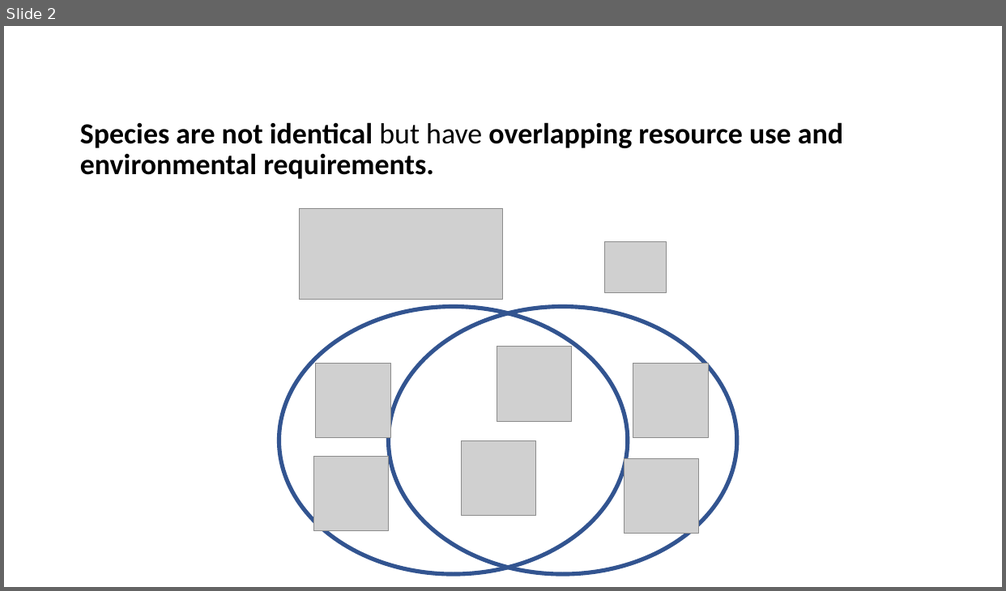
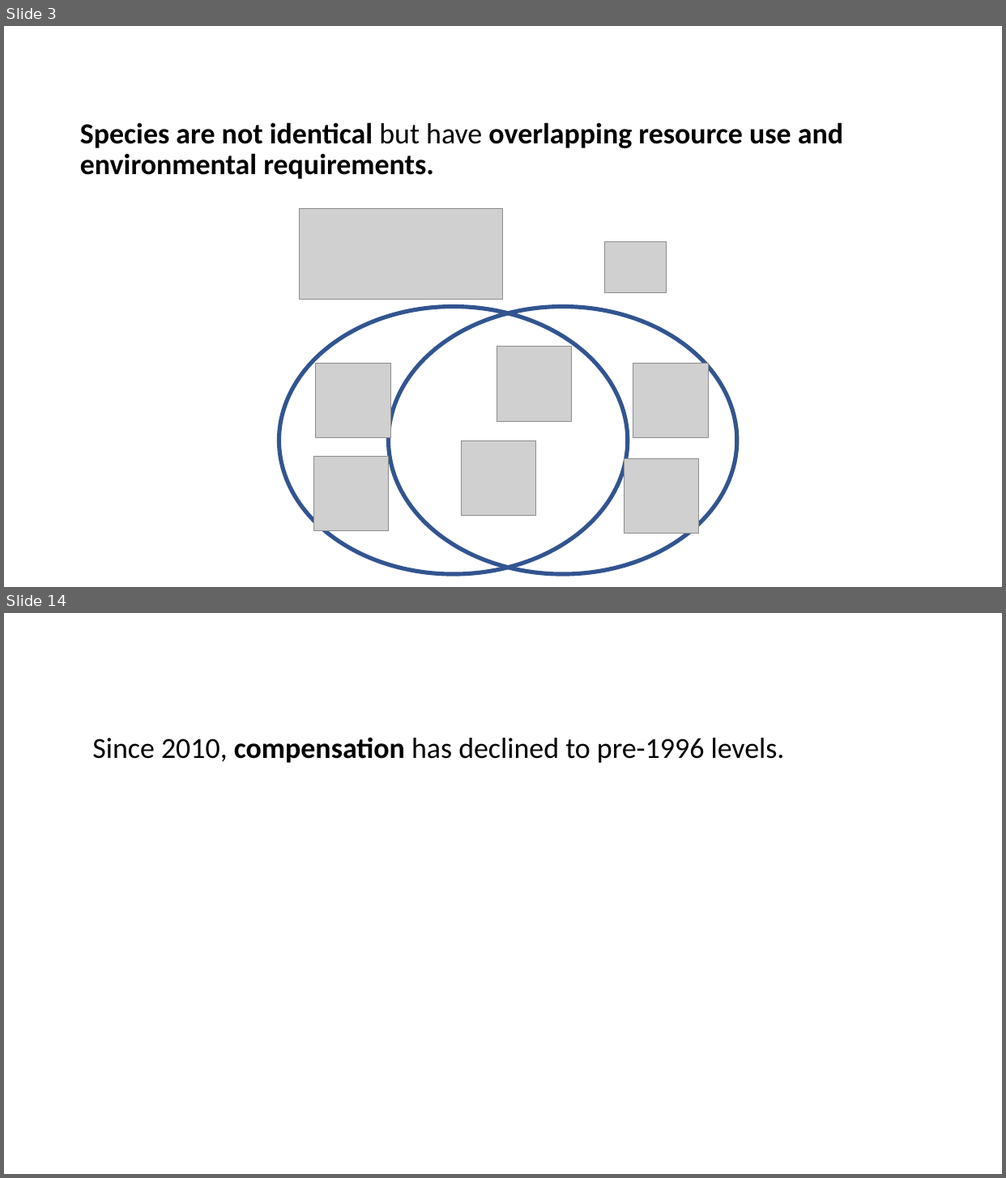
Before and after one commit to diazrenata/squareone, a slide deck: presentations/esa/rat pictures.pptx. Shown one above the other, each under a label of ours: slide 2 before the commit, slides 3 and 14 after it; the slides between them are not shown. The pictures are 1006x591 and 1006x1178 pixels, drawn with LibreOffice and Linux fonts; fonts in the diff are those of the drawing; grey boxes stand for pictures. Boxes give left, top, right and bottom in pixels: in the first picture for what was removed or moved away, otherwise in the second. Text is boxed around its words. In the diff, an @@ line names an element or a change of style, - is before the commit and + after.

```diff
--- a/presentations/esa/rat pictures.pptx
+++ b/presentations/esa/rat pictures.pptx
@@ slide 14 added at (x1=4, y1=613, x2=1002, y2=1174), background #FFFFFF @@
@@ text added at (x1=92, y1=737, x2=785, y2=763), 28 pt, text #000000 @@
+Since 2010, compensation has declined to pre-1996 levels.
@@ what was slide 2 is now slide 3 @@
```
Also in this commit, not shown: 2 slides changed, 13 other slides added, 2 slides removed.
